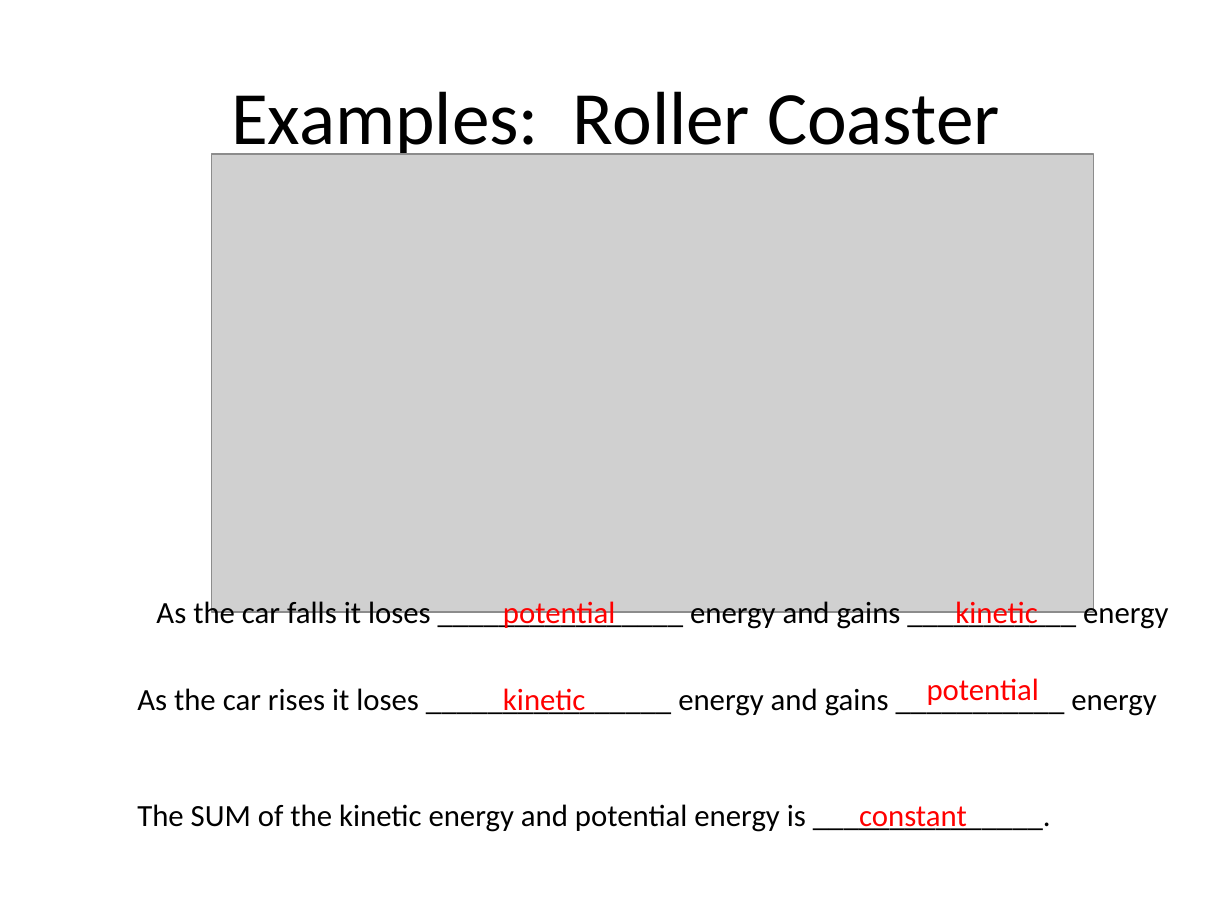
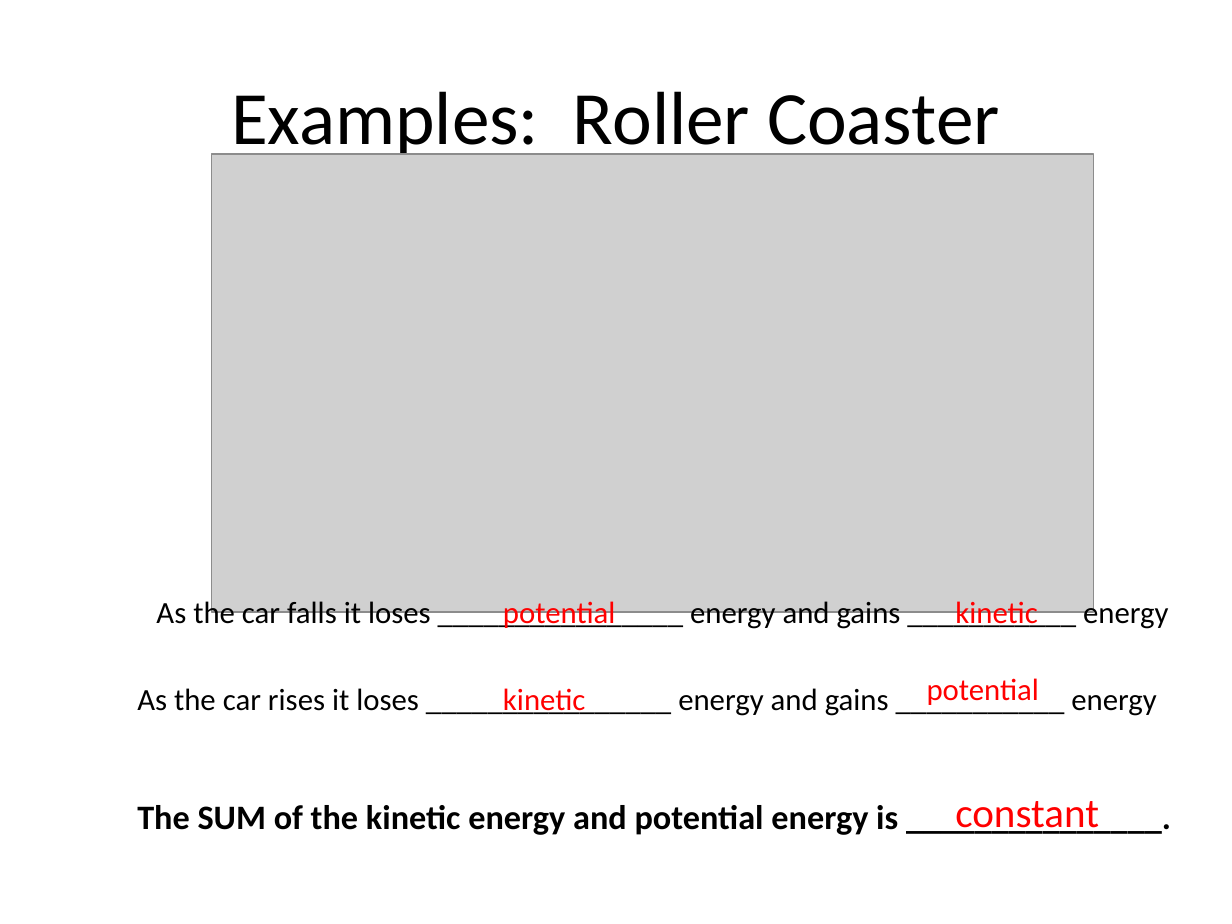
Before and after one commit to Greg5519/SPH3U0, a slide deck: slide 5 of Unit 5 Energy/Day05_ConservationOfEnergy/ConservationOfMechanicalEnergy.pptx. Drawn at 1232x924 pixels with LibreOffice and Linux fonts; fonts in the diff are those of the drawing; grey boxes stand for pictures. Boxes give left, top, right and bottom in pixels: in the first picture for what was removed or moved away, otherwise in the second. Text is boxed around its words. In the diff, an @@ line names an element or a change of style, - is before the commit and + after.

```diff
--- a/Unit 5 Energy/Day05_ConservationOfEnergy/ConservationOfMechanicalEnergy.pptx
+++ b/Unit 5 Energy/Day05_ConservationOfEnergy/ConservationOfMechanicalEnergy.pptx
@@ text "The SUM of the kinetic ..." at (137, 805, 898, 835): size 18 to 20 pt, bold on @@
@@ text "constant": place and size @@
-text "constant" at (859, 806, 967, 830)
+text "constant" at (955, 801, 1099, 834)
@@ text "constant" at (955, 801, 1099, 834): size 18 to 24 pt @@
```
Also in this commit, not shown: 2 other slides changed, 1 slide added, 5 other files.
